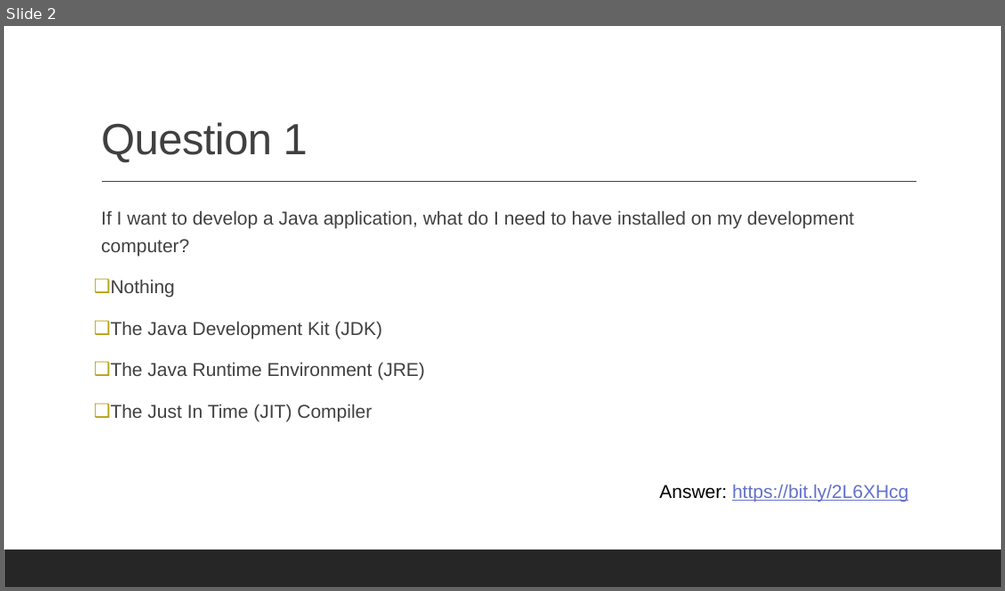
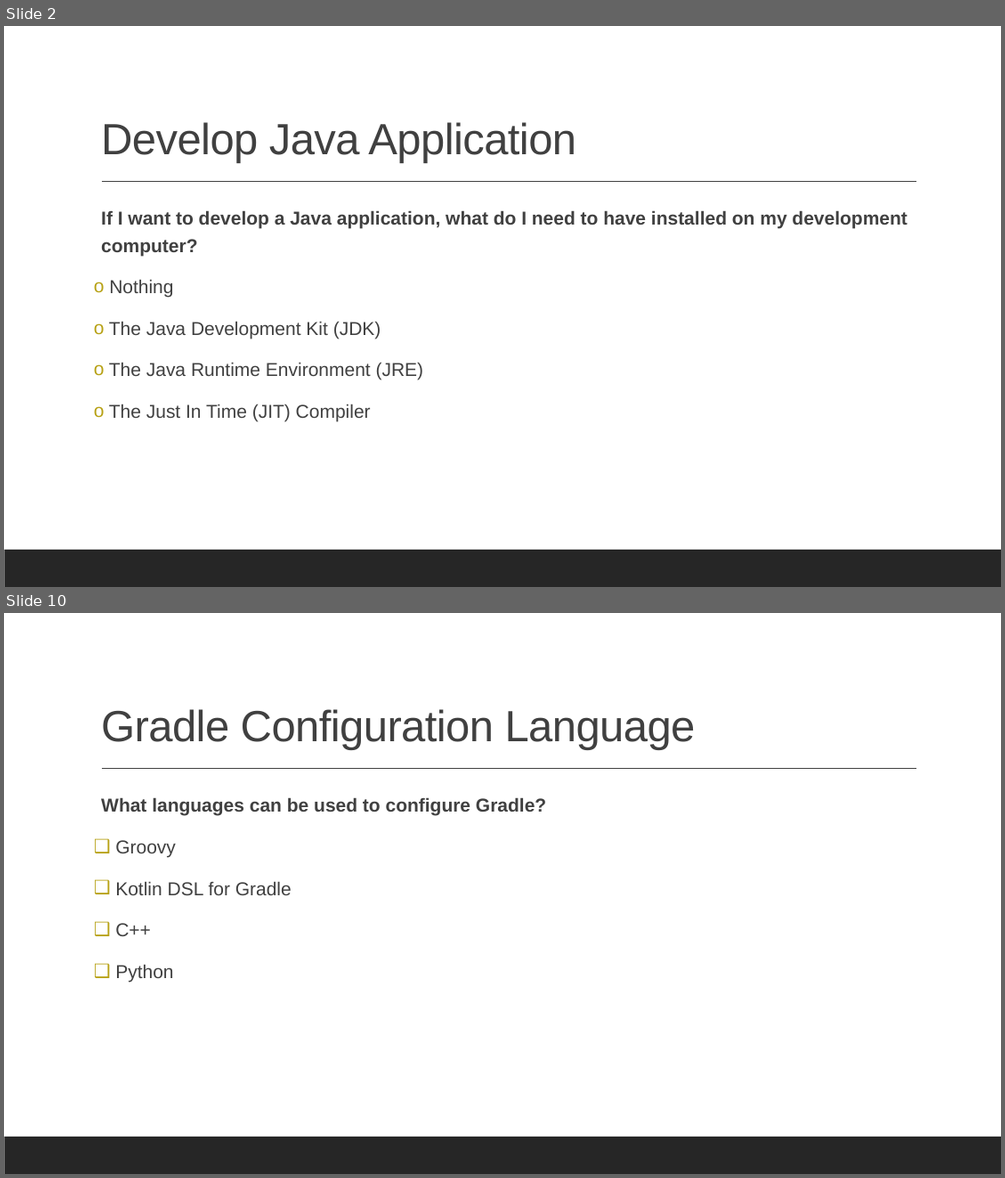
Before and after one commit to albertattard/java-boot-camp, a slide deck: assets/quiz/Quiz - 01.pptx. Shown one above the other, each under a label of ours: slide 2 before the commit, slides 2 and 10 after it; the slides between them are not shown. The pictures are 1005x591 and 1005x1178 pixels, drawn with LibreOffice and Linux fonts; fonts in the diff are those of the drawing. Boxes give left, top, right and bottom in pixels: in the first picture for what was removed or moved away, otherwise in the second. Text is boxed around its words. In the diff, an @@ line names an element or a change of style, - is before the commit and + after.

```diff
--- a/assets/quiz/Quiz - 01.pptx
+++ b/assets/quiz/Quiz - 01.pptx
@@ slide 10 added at [4, 613, 1001, 1174], background #FFFFFF; not listed: 2 template elements that a slide beside it also shows @@
@@ title added at [101, 709, 696, 750], 42 pt, text #404040 @@
+Gradle Configuration Language
@@ text added at [101, 797, 546, 981], 18 pt, text #404040, bold @@
+  What languages can be used to configure Gradle?
+❑ Groovy
+❑ Kotlin DSL for Gradle
+❑ C++
+❑ Python
@@ slide 2 changed as well @@
@@ title at [101, 122, 576, 163]: text changed @@
-Question 1
+Develop Java Application
@@ text "If I want to develop ..." at [101, 210, 906, 421]: bold on in "If I want to develop a Java ..."; bullet ❑ to o @@
@@ text removed at [659, 484, 908, 501] @@
-Answer: https://bit.ly/2L6XHcg
```
Also in this commit, not shown: 1 other slide changed, 15 other slides added, 3 other files.
